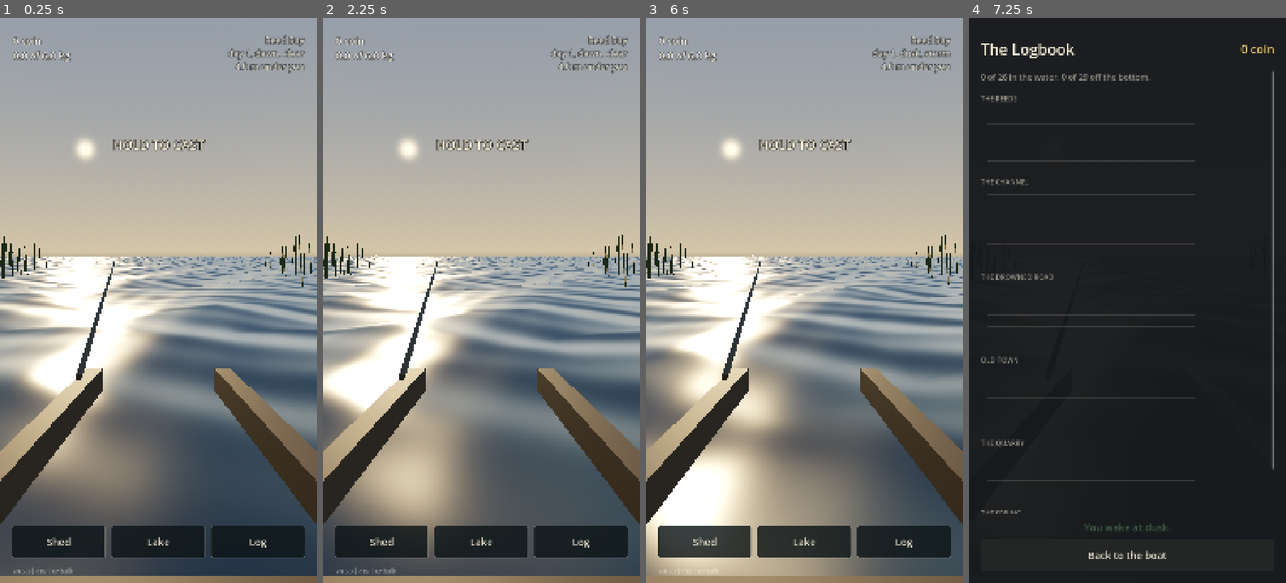
Above: before the commit, frames 1-4 (left to right).
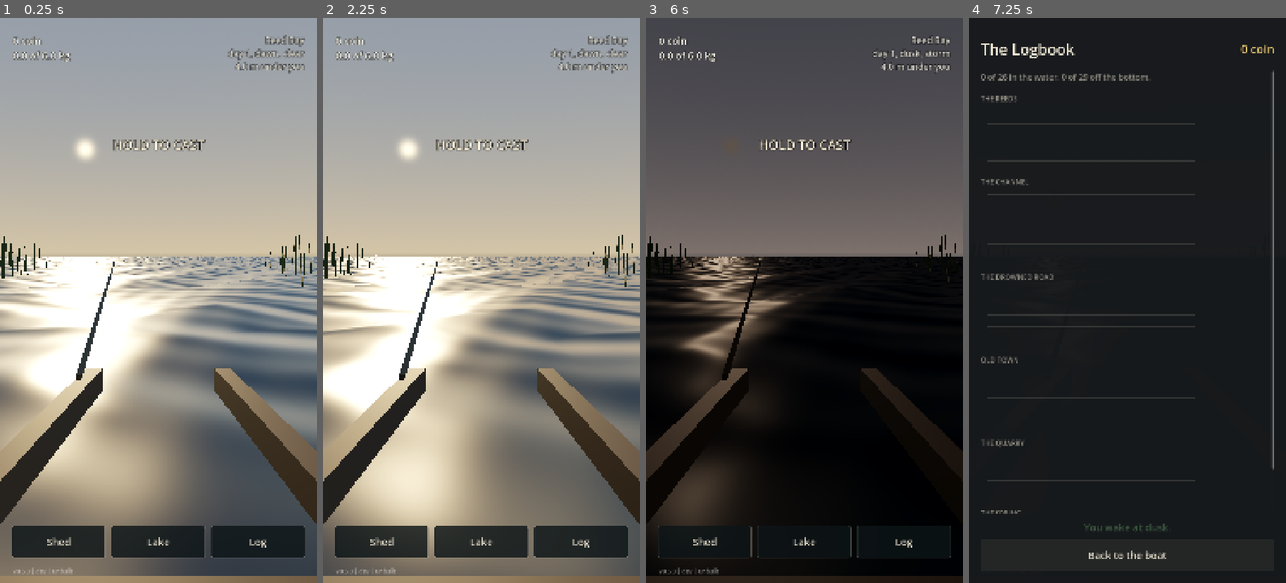
Above: after the commit, the same moments.

Repository: gideon6222/stillwater
Game: Godot game, scene res://src/game/main.tscn
The game is run twice, just before and just after one commit, with the same random seed, the same clock (stepped at 60 frames per second) and the same inputs.
Inputs (mouse positions are in pixels of both pictures, inside the frame that each line leads up to):
- Up to frame 1 (0.25 s): no input
- Up to frame 2 (2.25 s): click "Shed" at 0.5 s; click (481, 503) at 1.27 s; click (481, 549) at 2.02 s
- Up to frame 3 (6 s): click "Lake" at 2.75 s; click (804, 419) at 3.5 s; click (804, 419) at 4.25 s; click (804, 419) at 5 s; click "Back to the boat" at 5.75 s
- Up to frame 4 (7.25 s): click "Log" at 6.5 s

The runs differ from the first frame. In frame 1, 23% of the frame differs, in the area x 0-71%, y 42-99%; in frame 2, 30%; in frame 3, 97%, in the area x 0-100%, y 0-100%; in frame 4, less than 0.1%.

Commit message:
The lake answers the clock: a visual arc on the same curve as the score
The HUD has been reporting "night, storm" over a scene that was permanently
clear dawn. Now hour, weather and depth decide the sky, the sun, the fog and the
water, off `Mood.at(hour, weather, dread)` - a pure function returning a flat
dictionary, which `main.gd` only assigns.

Pure because that is the only way the look can be tested. "Night is darker than
noon in every weather" and "nothing about going deeper ever brightens anything"
are now assertions over a function; made inside the renderer they could only
have been checked by taking twenty-five screenshots and squinting. Weather is
kept as MODIFIERS on the hour rather than as twenty-five hand-written palettes,
because a storm at dusk has to look like both and nobody keeps a table of
twenty-five consistent.

`dread` is depth - the same number `audio.gd` mixes on - so the picture and the
score arrive together without either knowing about the other, and the visual arc
runs backwards for free exactly as the music does.

Four things were found by looking, all with the suites green:

  A STORM AT DUSK RENDERED AS A GOLDEN SUNSET. The sun's energy was correctly
  low, but water at a grazing angle throws a specular streak from almost
  nothing, and that streak carries the SUN's colour - so the one warm object in
  the frame was also the brightest. Cloud does not dim a sunbeam, it turns it
  into a sky, so weather now has a `spec` term that removes the BEAM rather than
  the light. That fixed the colour and the brightness in one go.

  NEAR-BLACK GRADIENTS BANDED INTO RAINBOW CONTOUR RINGS - each channel steps at
  a different value on an 8-bit target. It read as an oil slick on the water and
  looked like a shader bug; it is a display artefact. `use_debanding`.

  A TIGHT HIGHLIGHT ON A DIM LIGHT is the worst of both, and at night gave hard
  blue-white blobs on near-black water. Roughness now answers the weather, which
  is also just what a choppy lake does.

  REEDS WERE STANDING IN A HUNDRED AND FIFTY METRES OF OPEN WATER. The bank now
  recedes with depth and is gone by Old Town, replaced by nothing - open water in
  every direction is the correct and much worse picture.

And one the tests caught, in the corner nobody would have screenshotted: fog
stacks multiplicatively (hour x weather x depth), and night in fog in the quarry
came to 0.0275 - not atmosphere, but a float at cast range that is simply not
visible, so the minigame the player has to WATCH stops existing. Capped at 0.011
rather than re-balanced, because every individual multiplier is right.

82 tests, 10598 assertions. Smoke 104. APK 27.81 MB, within budget.

Co-Authored-By: Claude Opus 5 <noreply@anthropic.com>

Diff:
--- a/project.godot
+++ b/project.godot
@@ -27,6 +27,12 @@
 ; Android phone. "gl_compatibility" is the fallback for old hardware and costs
 ; real visual features; do not switch to it without measuring first.
 renderer/rendering_method="mobile"
+; Dithers the final image. A near-black gradient - which is most of what this
+; game looks like after Old Town - bands into visible contour rings on an 8-bit
+; target, and because each channel steps at a different value they come out
+; RAINBOW. It looked like an oil slick on the water and it is a display artefact,
+; not a shader bug. Costs nothing measurable.
+anti_aliasing/quality/use_debanding=true
 renderer/rendering_method.mobile="mobile"
 
 ; Required for an Android export - the exporter refuses without it. Mobile
--- a/scripts/shot.gd
+++ b/scripts/shot.gd
@@ -40,6 +40,7 @@
 var _frames := 0
 var _seconds := 12.0
 var _until := ""
+var _tag := ""
 
 ## Second-argument values that name a ROOM rather than a fishing state.
 const ROOMS := ["shed", "map", "log"]
@@ -51,6 +52,8 @@
 		_seconds = float(args[0])
 	if args.size() > 1:
 		_until = String(args[1])
+	if args.size() > 2:
+		_tag = "_".join(PackedStringArray(args.slice(2)))
 
 	var scene: PackedScene = load("res://src/game/main.tscn")
 	_main = scene.instantiate()
@@ -74,6 +77,27 @@
 	# from live data, so the only way to find out that a price runs off the edge
 	# or a shelf is unreadable is to photograph one with money in the purse and
 	# fish in the box - which is what these two lines set up.
+	# A third argument sets the HOUR and the fourth the WEATHER, so the twenty-five
+	# combinations of the mood arc can each be photographed. They are also the
+	# only way to see night: the clock only advances when the player sleeps.
+	if args.size() > 2:
+		_main.sim.hour = String(args[2])
+	if args.size() > 3:
+		_main.sim.weather = String(args[3])
+	if args.size() > 4:
+		# Dread is depth, so this is "photograph it as if the line were this far
+		# down" - the whole visual arc in one number.
+		_main.sim.econ.line = 5
+		_main.sim.spot = "spring"
+		_main.sim.lure_depth = float(args[4])
+		_main.sim.state = Sim.WAITING
+	# `_sync` as well as `_sync_mood`, or the HUD in the photograph still says
+	# whatever it said before the hour was set - and a screenshot whose caption
+	# disagrees with its own picture is worse than no screenshot.
+	for i in 400:
+		_main._sync_mood(1.0 / 12.0)
+	_main._sync()
+
 	if _until in ROOMS:
 		_main.sim.econ.money = 900
 		_main.sim.econ.has_motor = true
@@ -95,6 +119,8 @@
 		return false
 	var img := root.get_texture().get_image()
 	var name := "shot" if _until == "" else "shot_" + _until
+	if _tag != "":
+		name = "shot_" + _tag
 	img.save_png("user://%s.png" % name)
 	print("wrote %s/%s.png at t=%.1fs" % [OS.get_user_data_dir(), name, _seconds])
 	quit(0)
--- a/src/game/main.gd
+++ b/src/game/main.gd
@@ -40,6 +40,12 @@
 var _dock: HBoxContainer
 var _world_line: Label
 var _audio: Audio
+var _env: Environment
+var _sun: DirectionalLight3D
+var _water_mat: ShaderMaterial
+var _dread := 0.0
+var _sky_mat: ProceduralSkyMaterial
+var _reeds: Node3D
 
 var _charging := false
 
@@ -175,6 +181,8 @@
 	e.fog_sky_affect = 0.22
 	env.environment = e
 	add_child(env)
+	_env = e
+	_sky_mat = sky_mat
 
 	# Low, and AHEAD of the boat rather than behind it, so the specular path
 	# runs sun -> water -> camera and the lake gets its long gold streak. Put
@@ -186,6 +194,7 @@
 	sun.light_color = Color(1.0, 0.86, 0.64)
 	sun.name = "Sun"
 	add_child(sun)
+	_sun = sun
 
 	_cam = Camera3D.new()
 	_cam.fov = 58
@@ -248,7 +257,10 @@
 	m.set_shader_parameter("deep", Color(0.06, 0.13, 0.16))
 	m.set_shader_parameter("sky", Color(0.78, 0.84, 0.86))
 	m.set_shader_parameter("bed_depth", Tuning.BED_DEPTH)
+	m.set_shader_parameter("gloss", 1.0)
+	m.set_shader_parameter("beam", 1.0)
 	_water.material_override = m
+	_water_mat = m
 	add_child(_water)
 
 
@@ -260,6 +272,15 @@
 uniform vec4 deep : source_color;
 uniform vec4 sky : source_color;
 uniform float bed_depth = 4.0;
+// How glassy the surface is, 1 for a flat calm and 0 for a storm. A tight
+// highlight on a DIM light is the worst of both: at night the specular came out
+// as hard blue-white blobs on near-black water, which reads as a bug rather than
+// as moonlight. Rough water spreads the same energy over a wider, softer streak,
+// which is both what a choppy lake does and what makes a dark scene legible.
+uniform float gloss = 1.0;
+// How much DIRECT sun there is to make a streak out of. See the note on `spec`
+// in mood.gd: this is the difference between a storm and a sunset.
+uniform float beam = 1.0;
 
 varying vec3 world_pos;
 
@@ -325,9 +346,9 @@
 	// is what makes a lake read as a lake rather than as a coloured floor.
 	float fres = pow(1.0 - clamp(dot(normalize(NORMAL), normalize(VIEW)), 0.0, 1.0), 4.0);
 	ALBEDO = mix(body, sky.rgb, clamp(fres, 0.0, 0.82));
-	ROUGHNESS = mix(0.06, 0.22, murk);
+	ROUGHNESS = mix(mix(0.30, 0.07, gloss), 0.34, murk);
 	METALLIC = 0.0;
-	SPECULAR = 0.85;
+	SPECULAR = 0.85 * beam;
 }
 """
 
@@ -494,7 +515,15 @@
 ## The fix is not to move them closer, which would put weeds around a boat in
 ## open water. It is to place them where the cone actually widens: far enough
 ## ahead that the frame has spread to reach them.
+## The bank. **Held in a parent so it can leave**, which it must: these are reeds
+## in two metres of water, and the same fifty-four of them were standing in the
+## middle of a hundred and fifty metres of open lake at The Spring. A shoreline
+## that follows you out to the deepest water in the game is the sort of thing
+## that is invisible while you build it and impossible to unsee afterwards.
 func _build_reeds() -> void:
+	_reeds = Node3D.new()
+	_reeds.name = "Reeds"
+	add_child(_reeds)
 	for i in 54:
 		var reed := MeshInstance3D.new()
 		var rr := BoxMesh.new()
@@ -515,7 +544,7 @@
 		reed.rotation_degrees = Vector3(
 			SimUtil.hash2(i, 23) * 14.0 - 7.0, 0, SimUtil.hash2(i, 29) * 12.0 - 6.0
 		)
-		add_child(reed)
+		_reeds.add_child(reed)
 
 
 ## A fish, assembled rather than imported.
@@ -863,6 +892,7 @@
 
 
 func _tick(dt: float) -> void:
+	_sync_mood(dt)
 	if _menus != null:
 		_menus.tick(dt)
 	if _audio != null:
@@ -1199,3 +1229,65 @@
 func _ease_out(k: float) -> float:
 	var x := clampf(k, 0.0, 1.0)
 	return 1.0 - (1.0 - x) * (1.0 - x)
+
+
+## Put the hour, the weather and the depth into the picture.
+##
+## `Mood.at` decides everything and this only assigns it, which is what lets the
+## look be tested at all - "night is darker than noon in every weather" is an
+## assertion over a pure function, and would otherwise be a thing you could only
+## check by taking twenty-five screenshots.
+##
+## Everything is followed rather than set, at the same rate as the score, so the
+## lake changes on the way down instead of at the moment a band boundary is
+## crossed. Weather is the exception the player is allowed to notice: it changes
+## while they are asleep.
+func _sync_mood(dt: float) -> void:
+	if _env == null or _sky_mat == null:
+		return
+
+	var want := clampf(sim.lure_depth / Audio.DREAD_FULL, 0.0, 1.0)
+	if sim.state == Sim.IDLE or sim.state == Sim.CHARGING:
+		want = clampf(sim.deepest_here() / Audio.DREAD_FULL, 0.0, 1.0) * 0.5
+	_dread = lerpf(_dread, want, 1.0 - exp(-1.1 * dt))
+
+	var look: Dictionary = Mood.at(sim.hour, sim.weather, _dread)
+	var k := 1.0 - exp(-2.2 * dt)
+
+	_sky_mat.sky_top_color = _sky_mat.sky_top_color.lerp(look["sky_top"], k)
+	_sky_mat.sky_horizon_color = _sky_mat.sky_horizon_color.lerp(look["sky_horizon"], k)
+	_sky_mat.ground_horizon_color = _sky_mat.sky_horizon_color
+	_sky_mat.ground_bottom_color = _sky_mat.ground_bottom_color.lerp(look["water_deep"], k)
+
+	_env.fog_light_color = _env.fog_light_color.lerp(look["fog_color"], k)
+	_env.fog_density = lerpf(_env.fog_density, float(look["fog_density"]), k)
+
+	if _sun != null:
+		_sun.light_color = _sun.light_color.lerp(look["sun_color"], k)
+		_sun.light_energy = lerpf(_sun.light_energy, float(look["sun_energy"]), k)
+		var pitch := lerpf(_sun.rotation_degrees.x, float(look["sun_pitch"]), k)
+		_sun.rotation_degrees = Vector3(pitch, 8.0, 0.0)
+
+	# The bank recedes as the water gets older, and is gone by Old Town. There is
+	# no shoreline in the middle of the lake and there is nothing to replace it
+	# with - open water in every direction is the correct and much worse picture.
+	if _reeds != null:
+		var near := 1.0 - clampf(sim.deepest_here() / 45.0, 0.0, 1.0)
+		_reeds.visible = near > 0.02
+		for r in _reeds.get_children():
+			var mi := r as MeshInstance3D
+			if mi != null:
+				mi.transparency = 1.0 - near
+
+	if _water_mat != null:
+		var sh: Color = _water_mat.get_shader_parameter("shallow")
+		var dp: Color = _water_mat.get_shader_parameter("deep")
+		var sk: Color = _water_mat.get_shader_parameter("sky")
+		_water_mat.set_shader_parameter("shallow", sh.lerp(look["water_shallow"], k))
+		_water_mat.set_shader_parameter("deep", dp.lerp(look["water_deep"], k))
+		_water_mat.set_shader_parameter("sky", sk.lerp(look["water_sky"], k))
+		var gl: float = _water_mat.get_shader_parameter("gloss")
+		_water_mat.set_shader_parameter("gloss",
+			lerpf(gl, clampf(1.0 / float(look["chop"]), 0.0, 1.0), k))
+		var bm: float = _water_mat.get_shader_parameter("beam")
+		_water_mat.set_shader_parameter("beam", lerpf(bm, float(look["specular"]), k))
--- /dev/null
+++ b/src/game/mood.gd
@@ -0,0 +1,170 @@
+class_name Mood
+extends RefCounted
+
+## What the lake LOOKS like, as data.
+##
+## Hour, weather and depth in; a flat dictionary of colours and energies out.
+## Pure - no nodes, no shader, no frame - which is the only reason the mood arc
+## can be tested at all. `main.gd` reads this and assigns it, and every claim
+## worth making about the look ("night is darker than noon at every weather",
+## "nothing about going deeper brightens anything") is an assertion over a
+## function rather than a thing you can only check by looking at a screenshot.
+##
+## **The arc is the same shape as the music: one curve, no cuts.** `dread` is
+## depth, exactly as in `audio.gd`, and it desaturates and darkens everything
+## continuously rather than swapping a palette at a band boundary. The eeriness
+## the brief asks for comes from the lake being the SAME lake, slightly wrong,
+## and a hard palette switch would announce the trick.
+##
+## The one exception to smooth is weather, which is allowed to change when the
+## player sleeps, because weather changing is a thing weather does.
+
+## The hours. `sun` is the light's pitch in degrees below horizontal - low at the
+## ends of the day, which is what gives the water its long gold streak.
+const HOURS := {
+	"dawn": {
+		"top": Color(0.30, 0.44, 0.62), "horizon": Color(0.92, 0.79, 0.60),
+		"sun": Color(1.00, 0.86, 0.64), "energy": 2.2, "pitch": -11.0,
+		"ambient": 0.90, "fog": Color(0.86, 0.80, 0.68), "haze": 0.00030,
+	},
+	"morning": {
+		"top": Color(0.28, 0.48, 0.74), "horizon": Color(0.80, 0.86, 0.88),
+		"sun": Color(1.00, 0.95, 0.86), "energy": 2.8, "pitch": -34.0,
+		"ambient": 1.05, "fog": Color(0.82, 0.86, 0.88), "haze": 0.00016,
+	},
+	"afternoon": {
+		"top": Color(0.24, 0.44, 0.70), "horizon": Color(0.78, 0.81, 0.80),
+		"sun": Color(1.00, 0.97, 0.92), "energy": 2.6, "pitch": -52.0,
+		"ambient": 1.00, "fog": Color(0.78, 0.81, 0.82), "haze": 0.00022,
+	},
+	"dusk": {
+		# The best-looking hour in the game, and the one the story leans on. The
+		# horizon is nearly red and the sun is almost on the water.
+		"top": Color(0.16, 0.20, 0.38), "horizon": Color(0.88, 0.50, 0.34),
+		"sun": Color(1.00, 0.66, 0.42), "energy": 1.7, "pitch": -6.0,
+		"ambient": 0.62, "fog": Color(0.62, 0.46, 0.44), "haze": 0.00048,
+	},
+	"night": {
+		# Not black. A lake at night is a dark BLUE with a horizon you can still
+		# find, and something you cannot see is not frightening - it is just off.
+		"top": Color(0.03, 0.05, 0.11), "horizon": Color(0.10, 0.14, 0.22),
+		"sun": Color(0.52, 0.62, 0.86), "energy": 0.42, "pitch": -38.0,
+		"ambient": 0.20, "fog": Color(0.06, 0.09, 0.14), "haze": 0.00090,
+	},
+}
+
+## Weather, as multipliers and pulls on whatever the hour gave. Kept as
+## modifiers rather than as twenty-five hand-written palettes: five hours times
+## five weathers is a table nobody keeps consistent, and the whole point is that
+## a storm at dusk should look like BOTH.
+## `spec` is how much of the sun survives as a DIRECT beam rather than being
+## scattered into ambient by cloud, and it is the term that makes weather read.
+##
+## Without it a storm at dusk rendered as a golden sunset. The sun's energy was
+## correctly low, but the light is at six degrees and water at a grazing angle
+## throws a specular streak from almost nothing - and that streak carries the
+## SUN's colour, so the one warm object in the frame was also the brightest. The
+## picture said "beautiful evening" while every other number said "storm".
+##
+## Cloud does not dim a sunbeam, it turns it into a sky. `spec` removes the beam;
+## `light` and `grey` handle the rest.
+const WEATHERS := {
+	"clear": {"light": 1.00, "haze": 1.00, "grey": 0.00, "spec": 1.00, "tint": Color(1, 1, 1), "chop": 1.00},
+	"overcast": {"light": 0.62, "haze": 2.20, "grey": 0.45, "spec": 0.30, "tint": Color(0.86, 0.88, 0.90), "chop": 1.15},
+	"fog": {"light": 0.50, "haze": 9.00, "grey": 0.62, "spec": 0.16, "tint": Color(0.88, 0.90, 0.90), "chop": 0.55},
+	"rain": {"light": 0.44, "haze": 3.60, "grey": 0.58, "spec": 0.22, "tint": Color(0.74, 0.80, 0.84), "chop": 1.45},
+	"storm": {"light": 0.26, "haze": 5.00, "grey": 0.70, "spec": 0.10, "tint": Color(0.60, 0.66, 0.70), "chop": 2.10},
+}
+
+## Where the water colour ends up at the bottom of the lake. Not black and not
+## blue: a dead, slightly green grey, which is what still water over stone
+## actually looks like and is much worse to be above than black would be.
+const DEEP_WATER := Color(0.030, 0.052, 0.055)
+const DEEP_SKY := Color(0.30, 0.33, 0.32)
+
+## How much of the deep's character has arrived by the time dread is 1.
+const DREAD_DRAIN := 0.72         ## saturation removed
+const DREAD_DARKEN := 0.55        ## light removed
+
+## THE MOST FOG THE GAME IS ALLOWED TO HAVE.
+##
+## Fog is stacked multiplicatively - the hour's haze, times the weather, times up
+## to 3.4 for depth - and three multipliers all at their worst is a combination
+## nobody thinks to look at. Night, in fog, in the quarry came out at 0.0275,
+## which is not atmosphere: the float is at cast range and would simply not be
+## visible, so the one minigame the player has to WATCH stops existing.
+##
+## Clamped rather than re-balanced, because every individual multiplier is right
+## and it is only the corner that is wrong. 0.011 is thick enough that the far
+## bank is gone and the reeds are suggestions, and thin enough that a red float
+## twenty metres out still reads.
+const MAX_FOG := 0.011
+
+
+## The whole look, in one dictionary.
+##
+## `dread` is 0 at the surface and 1 in the quarry - the same number `audio.gd`
+## mixes on, so the picture and the score arrive together without either knowing
+## about the other.
+static func at(hour: String, weather: String, dread: float) -> Dictionary:
+	var h: Dictionary = HOURS.get(hour, HOURS["dawn"])
+	var w: Dictionary = WEATHERS.get(weather, WEATHERS["clear"])
+	var d := clampf(dread, 0.0, 1.0)
+
+	var tint: Color = w["tint"]
+	var grey: float = w["grey"]
+	var light: float = w["light"] * (1.0 - DREAD_DARKEN * d)
+
+	var top := _drain(_apply(h["top"], tint, grey), d)
+	var horizon := _drain(_apply(h["horizon"], tint, grey), d)
+	var fog := _drain(_apply(h["fog"], tint, grey), d)
+
+	return {
+		"sky_top": top,
+		"sky_horizon": horizon,
+		"sun_color": _drain(_apply(h["sun"], tint, grey * 0.5), d * 0.7),
+		# Floored above zero: a scene with no directional light at all loses the
+		# specular streak that makes the water read as water, and the lake goes
+		# back to looking like the wet concrete of the very first build.
+		"sun_energy": maxf(0.10, float(h["energy"]) * light),
+		"sun_pitch": float(h["pitch"]),
+		"ambient": maxf(0.06, float(h["ambient"]) * light),
+		"fog_color": fog,
+		# Fog climbs with weather AND with depth. It is the cheapest thing in the
+		# renderer and the most effective: it removes the draw distance that would
+		# otherwise need managing, and it is the single best way to make a
+		# friendly lake stop being friendly.
+		"fog_density": minf(MAX_FOG, float(h["haze"]) * float(w["haze"]) * (1.0 + 2.4 * d)),
+		"water_shallow": _drain(_apply(Color(0.33, 0.46, 0.40), tint, grey), d).lerp(DEEP_WATER, d * 0.55),
+		"water_deep": _drain(Color(0.06, 0.13, 0.16), d).lerp(DEEP_WATER, d * 0.8),
+		"water_sky": _drain(_apply(horizon, tint, grey * 0.4), d).lerp(DEEP_SKY, d * 0.5),
+		"chop": float(w["chop"]) * (1.0 + 0.25 * d),
+		# The deep keeps a little of the beam even in cloud, because water that
+		# throws nothing back at all stops reading as water - see the sun floor.
+		"specular": maxf(0.06, float(w["spec"]) * (1.0 - 0.35 * d)),
+	}
+
+
+## Push a colour toward the weather's tint and toward its own grey.
+static func _apply(c: Color, tint: Color, grey: float) -> Color:
+	var out := Color(c.r * tint.r, c.g * tint.g, c.b * tint.b)
+	var lum := out.r * 0.299 + out.g * 0.587 + out.b * 0.114
+	return out.lerp(Color(lum, lum, lum), clampf(grey, 0.0, 1.0))
+
+
+## Drain the colour out of something as the water gets older. Saturation goes
+## first and value follows, which is the order in which a photograph fades - and
+## it reads as age rather than as a lighting change.
+static func _drain(c: Color, d: float) -> Color:
+	var lum := c.r * 0.299 + c.g * 0.587 + c.b * 0.114
+	var out := c.lerp(Color(lum, lum, lum), DREAD_DRAIN * d)
+	return out.darkened(DREAD_DARKEN * d * 0.55)
+
+
+## Total light in a look, for the tests. One number so "darker" is a thing that
+## can be asserted rather than argued about.
+static func brightness(look: Dictionary) -> float:
+	var a: Color = look["sky_top"]
+	var b: Color = look["sky_horizon"]
+	var sky := (a.r + a.g + a.b + b.r + b.g + b.b) / 6.0
+	return sky * 0.5 + float(look["sun_energy"]) * 0.12 + float(look["ambient"]) * 0.2
--- a/test/test_tuning.gd
+++ b/test/test_tuning.gd
@@ -501,3 +501,84 @@
 			"%s lives at %.1f-%.1f m but is filed under %s, which is %.1f-%.1f m - they do not meet" % [
 				row["name"], float(row["min_depth"]), float(row["max_depth"]), band["name"],
 				float(band["min_depth"]), float(band["max_depth"])])
+
+
+## THE LOOK IS A PURE FUNCTION, SO THE LOOK IS TESTABLE.
+##
+## `Mood.at(hour, weather, dread)` is the whole appearance of the lake, and the
+## reason it is a function rather than thirty assignments inside the renderer is
+## precisely this block. "Night is darker than noon in every weather" is a claim
+## about the game; made in the renderer it could only ever be checked by taking
+## twenty-five screenshots and squinting.
+func test_night_is_darker_than_the_day_in_every_weather(t: TestHarness) -> void:
+	for w in Mood.WEATHERS:
+		var night := Mood.brightness(Mood.at("night", w, 0.0))
+		for hour in ["dawn", "morning", "afternoon", "dusk"]:
+			t.lt(night, Mood.brightness(Mood.at(hour, w, 0.0)),
+				"night is no darker than %s in %s weather" % [hour, w])
+
+
+func test_worse_weather_is_always_darker(t: TestHarness) -> void:
+	# In the order they are written, which is also the order they get worse.
+	var order := ["clear", "overcast", "rain", "storm"]
+	for hour in Mood.HOURS:
+		for i in order.size() - 1:
+			var a := Mood.brightness(Mood.at(hour, order[i], 0.0))
+			var b := Mood.brightness(Mood.at(hour, order[i + 1], 0.0))
+			t.lt(b, a + 0.0001,
+				"%s at %s is no darker than %s (%.3f against %.3f)" % [
+					order[i + 1], hour, order[i], b, a])
+
+
+## NOTHING ABOUT GOING DEEPER MAKES ANYTHING BRIGHTER OR MORE COLOURFUL.
+##
+## The single claim the whole visual arc rests on. It is easy to break by
+## accident - one `lerp` toward a colour lighter than where it started - and
+## impossible to notice, because no screenshot is ever compared with the one from
+## an hour of play earlier.
+func test_the_lake_only_ever_gets_darker_and_greyer(t: TestHarness) -> void:
+	for hour in Mood.HOURS:
+		for w in Mood.WEATHERS:
+			var last := 999.0
+			var last_sat := 999.0
+			var last_fog := -1.0
+			for i in 11:
+				var look := Mood.at(hour, w, float(i) / 10.0)
+				var bright := Mood.brightness(look)
+				t.lt(bright, last + 0.0001,
+					"%s/%s gets BRIGHTER at dread %.1f" % [hour, w, float(i) / 10.0])
+				last = bright
+
+				var c: Color = look["sky_horizon"]
+				var sat: float = c.s
+				t.lt(sat, last_sat + 0.002,
+					"%s/%s gets more colourful at dread %.1f" % [hour, w, float(i) / 10.0])
+				last_sat = sat
+
+				var fog: float = look["fog_density"]
+				t.gt(fog, last_fog - 0.0000001,
+					"%s/%s loses fog going deeper" % [hour, w])
+				last_fog = fog
+
+
+## Every combination has to produce something a renderer can actually use. A
+## negative light energy or a fog density of two is not a look, it is a bug that
+## only shows on the one hour and weather nobody screenshotted.
+func test_every_hour_and_weather_produces_a_usable_picture(t: TestHarness) -> void:
+	for hour in Mood.HOURS:
+		for w in Mood.WEATHERS:
+			for i in 3:
+				var look := Mood.at(hour, w, float(i) / 2.0)
+				var where := "%s/%s/%.1f" % [hour, w, float(i) / 2.0]
+				t.gt(float(look["sun_energy"]), 0.05,
+					"%s has no sun at all, so the water throws nothing back" % where)
+				t.lt(float(look["sun_energy"]), 6.0, "%s is blown out" % where)
+				t.gt(float(look["ambient"]), 0.05, "%s has no ambient light" % where)
+				t.gt(float(look["fog_density"]), 0.0, "%s has no fog at all" % where)
+				t.lt(float(look["fog_density"]), Mood.MAX_FOG + 0.0001,
+					"%s is solid fog - the player cannot see the float" % where)
+				for key in ["sky_top", "sky_horizon", "fog_color", "water_shallow",
+						"water_deep", "water_sky", "sun_color"]:
+					var c: Color = look[key]
+					t.gt(c.r + c.g + c.b, -0.001, "%s has a negative %s" % [where, key])
+					t.lt(maxf(c.r, maxf(c.g, c.b)), 1.001, "%s blows out %s" % [where, key])
Not shown, added: src/game/mood.gd.uid
Not shown, changed: NOTES.md
